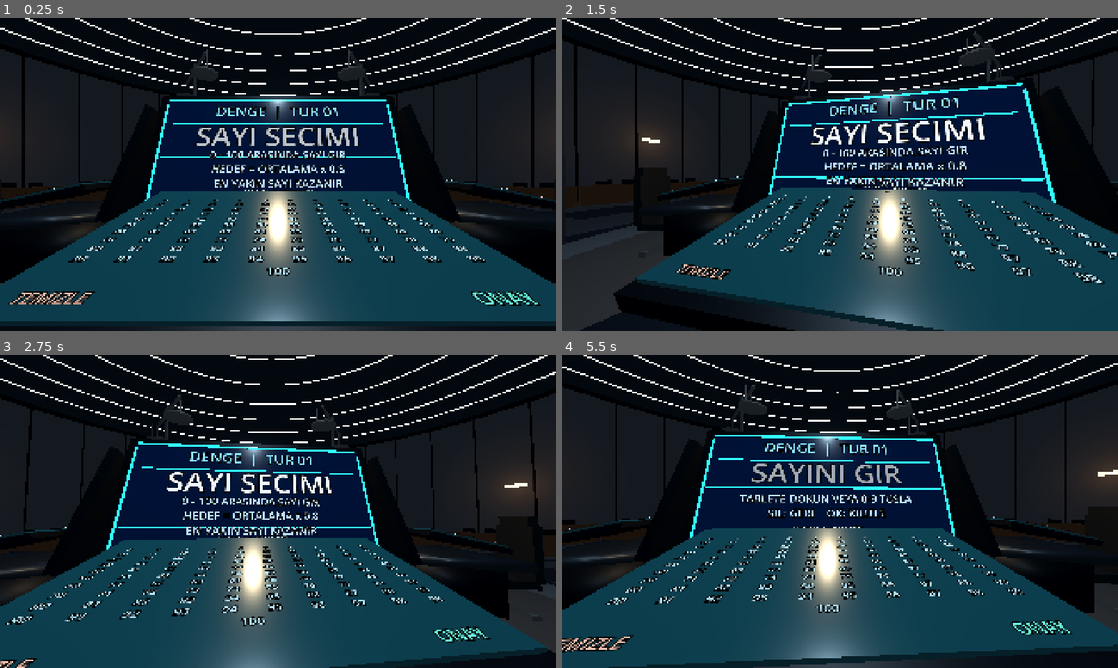
Above: before the commit, frames 1-4 (two rows, left to right).
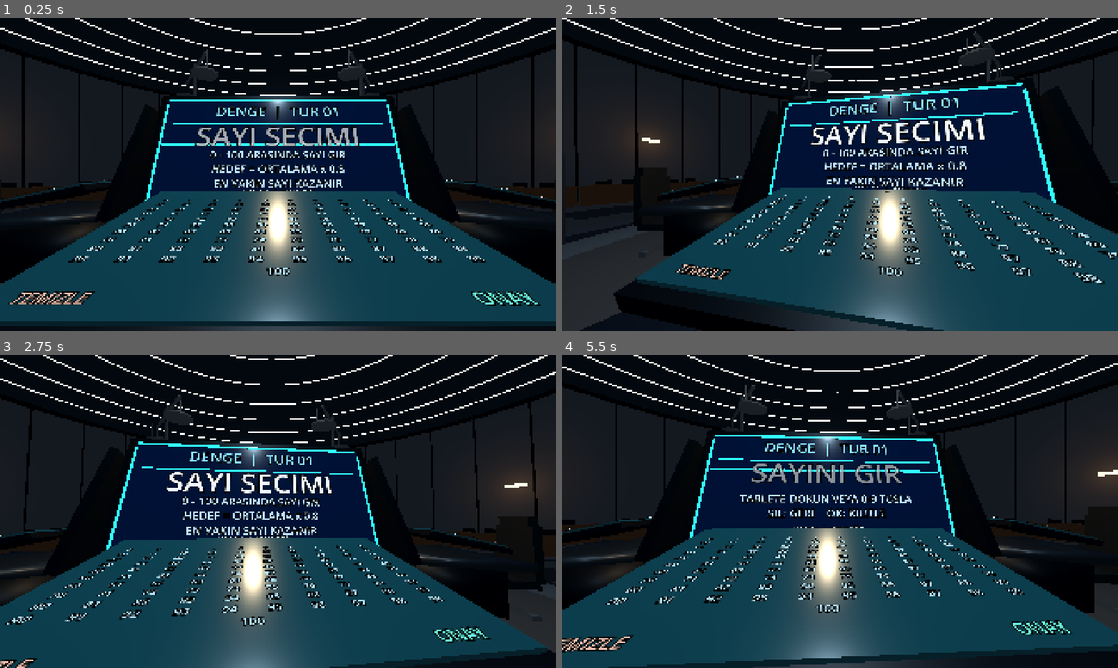
Above: after the commit, the same moments.

Repository: SerkanAydin06/DENGE
Game: Godot game, scene res://scenes/game_room.tscn
Two runs of this game, one before a commit and one after it. Both use one fixed random seed, a clock stepped at 60 frames per second and the inputs below.
Inputs (mouse positions are in pixels of both pictures, inside the frame that each line leads up to):
- Up to frame 1 (0.25 s): no input
- Up to frame 2 (1.5 s): tap Enter at 0.5 s; move the mouse to (867, 174) at 0.52 s; tap Y at 0.6 s; click (867, 174) at 0.67 s; tap X at 0.8, 1.35 s; tap Space at 1.25 s; move the mouse to (812, 174) at 1.27 s; click (812, 174) at 1.42 s
- Up to frame 3 (2.75 s): tap 0 at 1.55, 2.1 s; tap Enter at 2 s; move the mouse to (289, 505) at 2.02 s; click (289, 505) at 2.17 s; tap 9 at 2.3 s
- Up to frame 4 (5.5 s): tap Space at 2.75, 4.25 s; move the mouse to (834, 517) at 2.77 s; tap 9 at 2.85 s; click (834, 517) at 2.92 s; tap Backspace at 3.05, 3.6 s; tap Enter at 3.5, 3.8, 4.35 s; move the mouse to (878, 514) at 3.52 s; click (878, 514) at 3.67 s; move the mouse to (795, 508) at 4.27 s; click (795, 508) at 4.42 s; tap Keypad Enter at 4.55, 5.1 s; move the mouse to (845, 511) at 5.02 s; click (845, 511) at 5.17 s; tap E at 5.3 s

The runs differ from the first frame. In frame 1, 0.9% of the frame differs, in the area x 18-81%, y 35-56%; in frame 2, 0.3%; in frame 3, 0.2%; in frame 4, 0.8%.
Error before the commit: Invalid assignment of property or key 'modulate' with value of type 'Color' on a base object of type 'null instance'. (res://scripts/player_station.gd:140)

Commit message:
Implement 101 independent tablet number selections and enlarge animated blue 3D display logic

Diff:
--- a/scripts/player_station.gd
+++ b/scripts/player_station.gd
@@ -1,18 +1,22 @@
 extends Node3D
 class_name DengePlayerStation
-## In-world-only player console and results display. Geometry remains scene-editable.
+## Each number 0..100 is a separate, editable Label3D on the physical tablet.
+## Results and reveal animations stay exclusively on the large freestanding monitor.
 
 signal number_locked(value: int)
 
 @export_range(1, 5, 1) var player_number: int = 1
 
-const DIGIT_KEYS: Array[String] = ["1", "2", "3", "4", "5", "6", "7", "8", "9", "SIL", "0", "OK"]
-const KEY_Y: Array[float] = [0.045, -0.025, -0.095, -0.165]
-const KEY_X: Array[float] = [-0.255, 0.0, 0.255]
+const GRID_COLUMNS: int = 10
+const GRID_STEP_X: float = 0.14
+const GRID_STEP_Y: float = 0.056
+const GRID_LEFT: float = -0.63
+const GRID_TOP: float = 0.22
 
 @onready var touch_target: Node3D = $Desk/TouchConsole
 @onready var touch_title: Label3D = $Desk/TouchConsole/TouchTitle
 @onready var touch_body: Label3D = $Desk/TouchConsole/TouchBody
+@onready var choice_highlight: MeshInstance3D = $Desk/TouchConsole/ChoiceHighlight
 @onready var result_title: Label3D = $ResultDisplay/ResultMonitor/ResultTitle
 @onready var result_body: Label3D = $ResultDisplay/ResultMonitor/ResultBody
 @onready var result_details: Label3D = $ResultDisplay/ResultMonitor/ResultDetails
@@ -21,35 +25,38 @@
 @onready var seat_eye: Marker3D = $SeatEye
 
 var entered_digits: String = ""
+var chosen_number: int = -1
 var tablet_locked: bool = false
 var tablet_enabled: bool = true
-var key_labels: Array[Label3D] = []
+var number_labels: Array[Label3D] = []
 var monitor_tween: Tween
 
 func _ready() -> void:
-	for index in range(DIGIT_KEYS.size()):
-		key_labels.append(touch_target.get_node("Keys/Key_%02d" % index) as Label3D)
+	for number in range(DengeRoundRules.MAX_NUMBER + 1):
+		number_labels.append(touch_target.get_node("NumberGrid/Number_%03d" % number) as Label3D)
 	reset_tablet(1)
-	set_monitor_page("DENGE", "OTURUM HAZIR", "HEDEF = ORTALAMA x 0.8", "E: SAYI GIR")
+	set_monitor_page("DENGE", "OTURUM HAZIR", "HEDEF = ORTALAMA x 0.8", "E: SAYI SEC")
 
 func eye_position() -> Vector3:
 	return seat_eye.global_position
 
 func reset_tablet(round_id: int) -> void:
 	entered_digits = ""
+	chosen_number = -1
 	tablet_locked = false
 	tablet_enabled = true
-	touch_title.text = "TUR %02d  /  SAYI GIR" % round_id
-	_show_digits()
-	_set_key_color(Color(0.74, 0.94, 1.0, 1.0))
+	touch_title.text = "TUR %02d  |  SAYI SEC" % round_id
+	_show_number()
+	_refresh_number_colors()
 
 func disable_tablet() -> void:
 	entered_digits = ""
+	chosen_number = -1
 	tablet_locked = true
 	tablet_enabled = false
 	touch_title.text = "OYUNDAN ELENDI"
 	touch_body.text = "--"
-	_set_key_color(Color(0.35, 0.38, 0.4, 1.0))
+	_refresh_number_colors()
 
 func set_touch_text(title: String, body: String) -> void:
 	touch_title.text = title
@@ -65,14 +72,25 @@
 	result_footer.text = footer
 	if monitor_tween and monitor_tween.is_running():
 		monitor_tween.kill()
-	sweep.position.y = 0.25
-	result_body.modulate.a = 0.36
+	sweep.position.y = 0.60
+	result_body.modulate.a = 0.28
 	monitor_tween = create_tween()
 	monitor_tween.set_parallel(true)
-	monitor_tween.tween_property(result_body, "modulate:a", 1.0, 0.38)
-	monitor_tween.tween_property(sweep, "position:y", -0.245, 0.48)
+	monitor_tween.tween_property(result_body, "modulate:a", 1.0, 0.46)
+	monitor_tween.tween_property(sweep, "position:y", -0.60, 0.64)
+
+func choose_number(number: int) -> void:
+	if not tablet_enabled or tablet_locked:
+		return
+	if number < DengeRoundRules.MIN_NUMBER or number > DengeRoundRules.MAX_NUMBER:
+		return
+	chosen_number = number
+	entered_digits = str(number)
+	_show_number()
+	_refresh_number_colors()
 
 func append_digit(digit: int) -> void:
+	## Optional keyboard input; on the screen all 101 entries remain individually selectable.
 	if not tablet_enabled or tablet_locked or digit < 0 or digit > 9:
 		return
 	if entered_digits.length() >= 3:
@@ -80,28 +98,39 @@
 	var candidate: String = entered_digits + str(digit)
 	if int(candidate) > DengeRoundRules.MAX_NUMBER:
 		return
+	choose_number(int(candidate))
 	entered_digits = candidate
-	_show_digits()
 
 func erase_digit() -> void:
-	if tablet_enabled and not tablet_locked:
-		entered_digits = entered_digits.substr(0, maxi(0, entered_digits.length() - 1))
-		_show_digits()
+	if not tablet_enabled or tablet_locked:
+		return
+	if entered_digits.is_empty():
+		clear_selection()
+		return
+	entered_digits = entered_digits.substr(0, maxi(0, entered_digits.length() - 1))
+	chosen_number = int(entered_digits) if not entered_digits.is_empty() else -1
+	_show_number()
+	_refresh_number_colors()
+
+func clear_selection() -> void:
+	if not tablet_enabled or tablet_locked:
+		return
+	entered_digits = ""
+	chosen_number = -1
+	_show_number()
+	_refresh_number_colors()
 
 func confirm_number() -> void:
-	if not tablet_enabled or tablet_locked or entered_digits.is_empty():
-		return
-	var chosen: int = int(entered_digits)
-	if chosen < DengeRoundRules.MIN_NUMBER or chosen > DengeRoundRules.MAX_NUMBER:
+	if not tablet_enabled or tablet_locked or chosen_number < 0:
 		return
 	tablet_locked = true
-	touch_title.text = "SAYI KILITLENDI"
-	touch_body.text = "%03d" % chosen
-	_set_key_color(Color(0.4, 0.53, 0.55, 1.0))
-	number_locked.emit(chosen)
+	touch_title.text = "SECIM KILITLENDI"
+	touch_body.text = "%03d" % chosen_number
+	_refresh_number_colors()
+	number_locked.emit(chosen_number)
 
 func touch_world_ray(ray_origin: Vector3, ray_direction: Vector3) -> bool:
-	## Ray-plane hit testing in the touch console's own editable transform.
+	## The mesh and the 101 labels are physically on the desk; no 2D overlay.
 	if not tablet_enabled or tablet_locked:
 		return false
 	var inverse: Transform3D = touch_target.global_transform.affine_inverse()
@@ -109,32 +138,45 @@
 	var local_direction: Vector3 = inverse.basis * ray_direction
 	if absf(local_direction.z) < 0.00001:
 		return false
-	var t: float = (0.07 - local_origin.z) / local_direction.z
+	var t: float = (0.094 - local_origin.z) / local_direction.z
 	if t <= 0.0:
 		return false
 	var hit: Vector3 = local_origin + local_direction * t
-	if absf(hit.x) > 0.42 or absf(hit.y) > 0.22:
+	if absf(hit.x) > 0.84 or absf(hit.y) > 0.51:
 		return false
-	for i in range(DIGIT_KEYS.size()):
-		var column: int = i % 3
-		var row: int = int(float(i) / 3.0)
-		if absf(hit.x - KEY_X[column]) < 0.115 and absf(hit.y - KEY_Y[row]) < 0.032:
-			_press_key(i)
+	if absf(hit.y + 0.435) < 0.045:
+		if hit.x < -0.34:
+			clear_selection()
+			return true
+		if hit.x > 0.34:
+			confirm_number()
+			return true
+	for number in range(number_labels.size()):
+		var position_2d: Vector2 = _grid_position(number)
+		if absf(hit.x - position_2d.x) <= 0.065 and absf(hit.y - position_2d.y) <= 0.026:
+			choose_number(number)
 			return true
 	return true
 
-func _press_key(index: int) -> void:
-	var key: String = DIGIT_KEYS[index]
-	if key == "SIL":
-		erase_digit()
-	elif key == "OK":
-		confirm_number()
-	else:
-		append_digit(int(key))
+func _grid_position(number: int) -> Vector2:
+	if number == DengeRoundRules.MAX_NUMBER:
+		return Vector2(0.0, GRID_TOP - 10.0 * GRID_STEP_Y)
+	var column: int = number % GRID_COLUMNS
+	var row: int = int(float(number) / float(GRID_COLUMNS))
+	return Vector2(GRID_LEFT + float(column) * GRID_STEP_X, GRID_TOP - float(row) * GRID_STEP_Y)
 
-func _show_digits() -> void:
-	touch_body.text = entered_digits if not entered_digits.is_empty() else "---"
+func _show_number() -> void:
+	touch_body.text = "%03d" % chosen_number if chosen_number >= 0 else "---"
 
-func _set_key_color(color: Color) -> void:
-	for label in key_labels:
-		label.modulate = color
+func _refresh_number_colors() -> void:
+	choice_highlight.visible = chosen_number >= 0
+	if chosen_number >= 0:
+		var position_2d: Vector2 = _grid_position(chosen_number)
+		choice_highlight.position = Vector3(position_2d.x, position_2d.y, 0.076)
+	for number in range(number_labels.size()):
+		if not tablet_enabled or tablet_locked:
+			number_labels[number].modulate = Color(0.36, 0.42, 0.5, 1.0)
+		elif number == chosen_number:
+			number_labels[number].modulate = Color(1.0, 1.0, 1.0, 1.0)
+		else:
+			number_labels[number].modulate = Color(0.72, 0.91, 0.99, 1.0)
